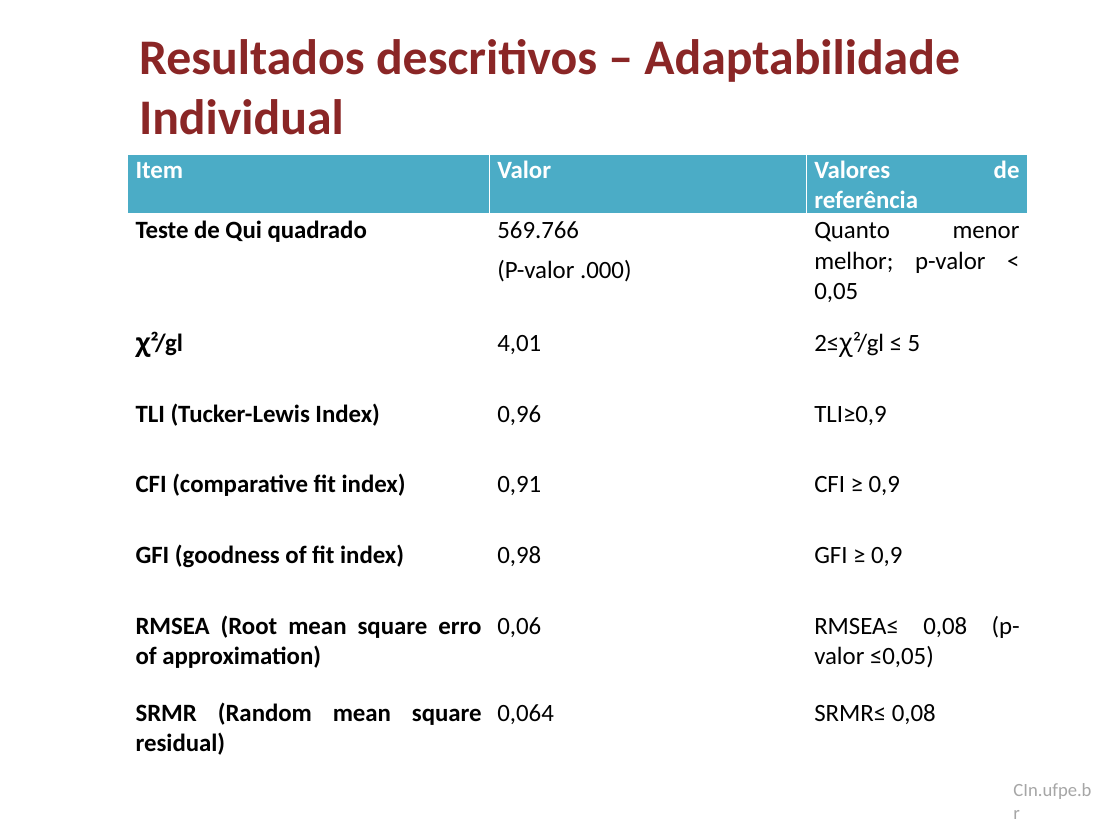
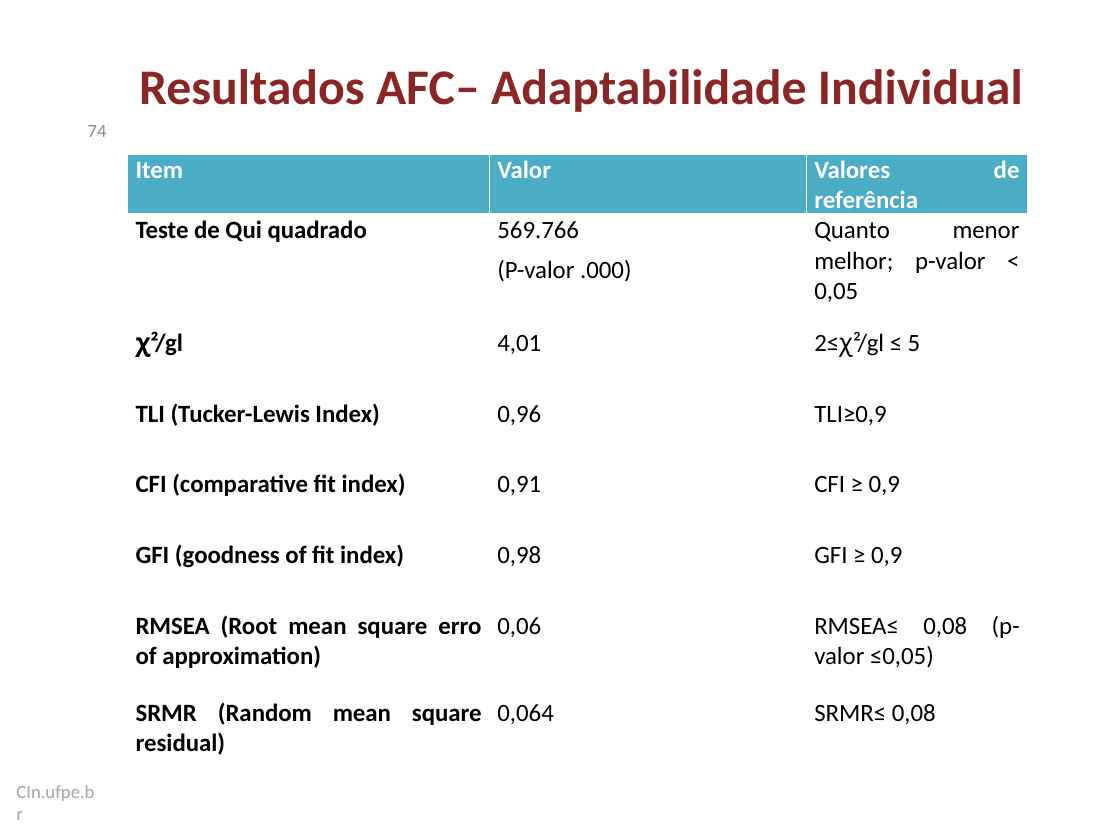
Before and after one commit to dan1lo/doutoradoR, a slide deck: slide 74 of apresentacao doutorado.pptx (slide 73 before the commit). Drawn at 1120x840 pixels with LibreOffice and Linux fonts; fonts in the diff are those of the drawing; background and template pictures are left out. Boxes give left, top, right and bottom in pixels: in the first picture for what was removed or moved away, otherwise in the second. Text is boxed around its words. In the diff, an @@ line names an element or a change of style, - is before the commit and + after.

```diff
--- a/apresentacao doutorado.pptx
+++ b/apresentacao doutorado.pptx
@@ title at (x1=139, y1=69, x2=1023, y2=112): text changed @@
-Resultados descritivos – Adaptabilidade Individual
+Resultados AFC– Adaptabilidade Individual
@@ page number added at (x1=88, y1=125, x2=107, y2=137), 12 pt, text #8C8C8C @@
+74
@@ text "CIn.ufpe.br" moved from (x1=1013, y1=783, x2=1091, y2=799) to (x1=16, y1=785, x2=94, y2=801) @@
```
Also in this commit, not shown: 98 other slides changed, 3 slides added, 4 slides removed, 1 other file.
